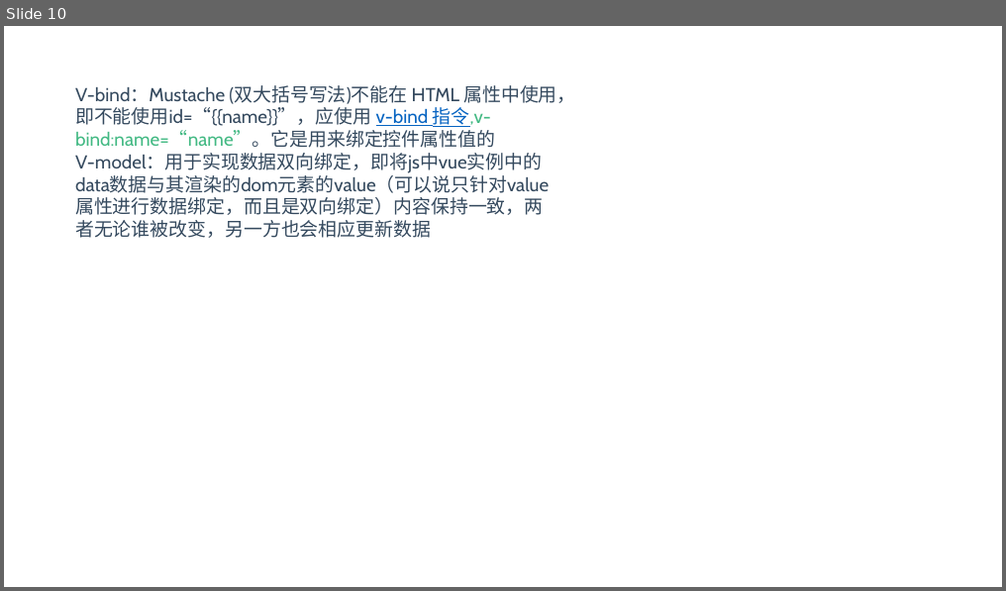
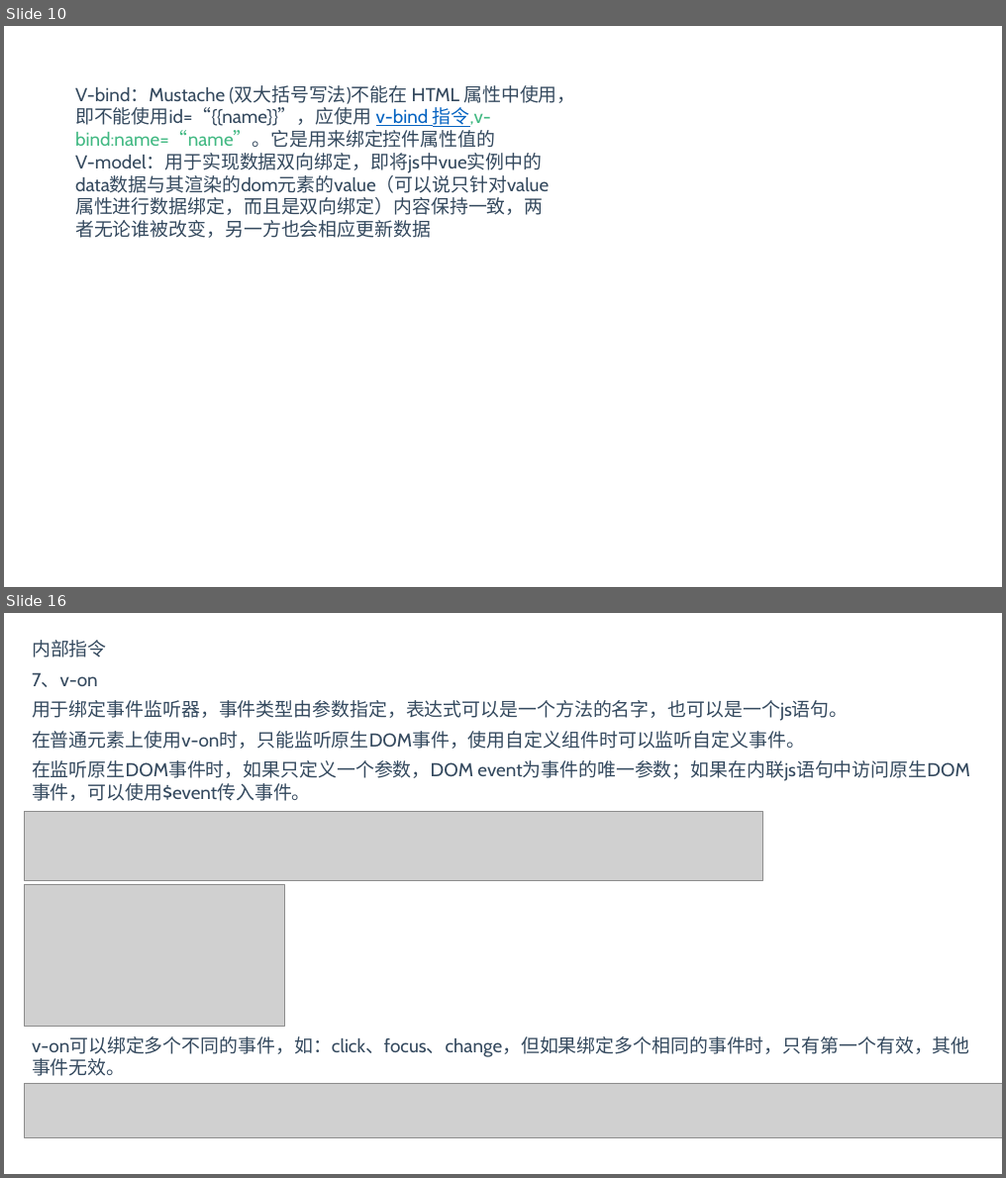
Before and after one commit to BinMarshall/studing, a slide deck: Vue/vue.pptx. Shown one above the other, each under a label of ours: slide 10 before the commit, slides 10 and 16 after it; the slides between them are not shown. The pictures are 1006x591 and 1006x1178 pixels, drawn with LibreOffice and Linux fonts; fonts in the diff are those of the drawing; grey boxes stand for pictures. Boxes give left, top, right and bottom in pixels: in the first picture for what was removed or moved away, otherwise in the second. Text is boxed around its words. In the diff, an @@ line names an element or a change of style, - is before the commit and + after.

```diff
--- a/Vue/vue.pptx
+++ b/Vue/vue.pptx
@@ slide 16 added at bbox=[4, 613, 1002, 1174], background #FFFFFF @@
@@ text added at bbox=[32, 640, 107, 658], 18 pt, text #34495E @@
+内部指令
@@ text added at bbox=[32, 672, 98, 687], 18 pt, text #34495E @@
+7、v-on
@@ text added at bbox=[32, 700, 848, 721], 18 pt, text #34495E @@
+用于绑定事件监听器，事件类型由参数指定，表达式可以是一个方法的名字，也可以是一个js语句。
@@ text added at bbox=[32, 731, 805, 749], 18 pt, text #34495E @@
+在普通元素上使用v-on时，只能监听原生DOM事件，使用自定义组件时可以监听自定义事件。
@@ text added at bbox=[32, 761, 969, 801], 18 pt, text #34495E @@
+在监听原生DOM事件时，如果只定义一个参数，DOM event为事件的唯一参数；如果在内联js语句中访问原生DOM事件，可以使用$event传入事件。
@@ picture added at bbox=[24, 811, 762, 880] @@
@@ picture added at bbox=[24, 884, 284, 1027] @@
@@ text added at bbox=[32, 1037, 970, 1076], 18 pt, text #34495E @@
+v-on可以绑定多个不同的事件，如：click、focus、change，但如果绑定多个相同的事件时，只有第一个有效，其他事件无效。
@@ picture added at bbox=[24, 1083, 1002, 1138] @@
```
Also in this commit, not shown: 3 slides changed, 6 other slides added, 1 slide removed.
